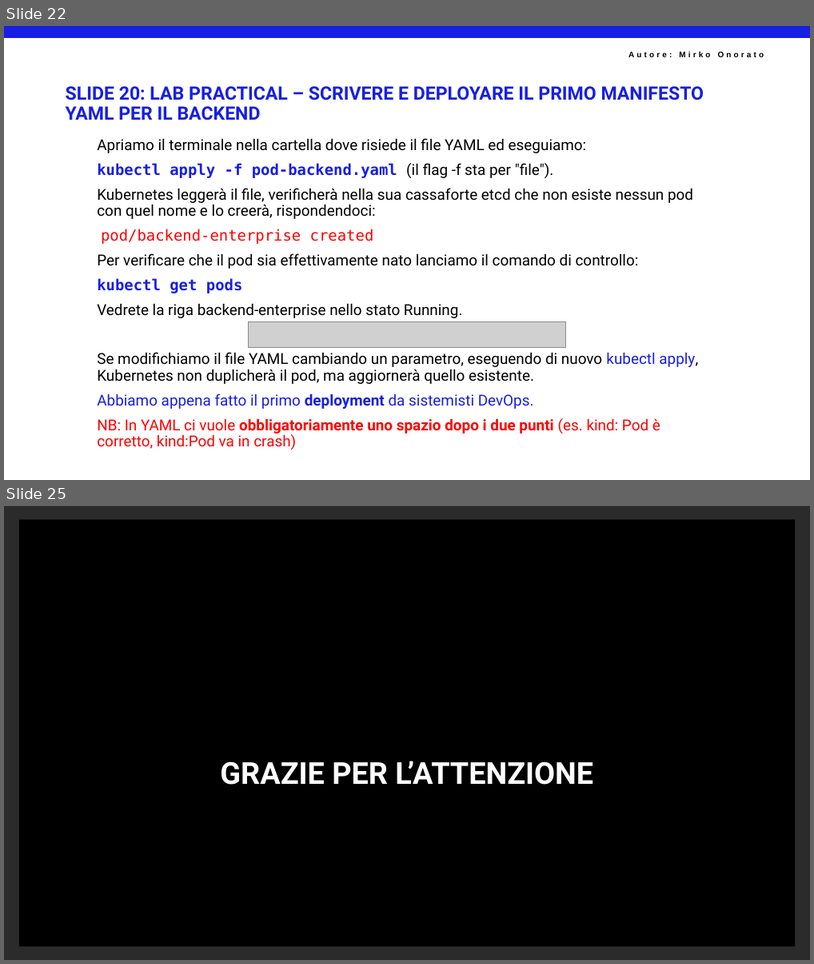
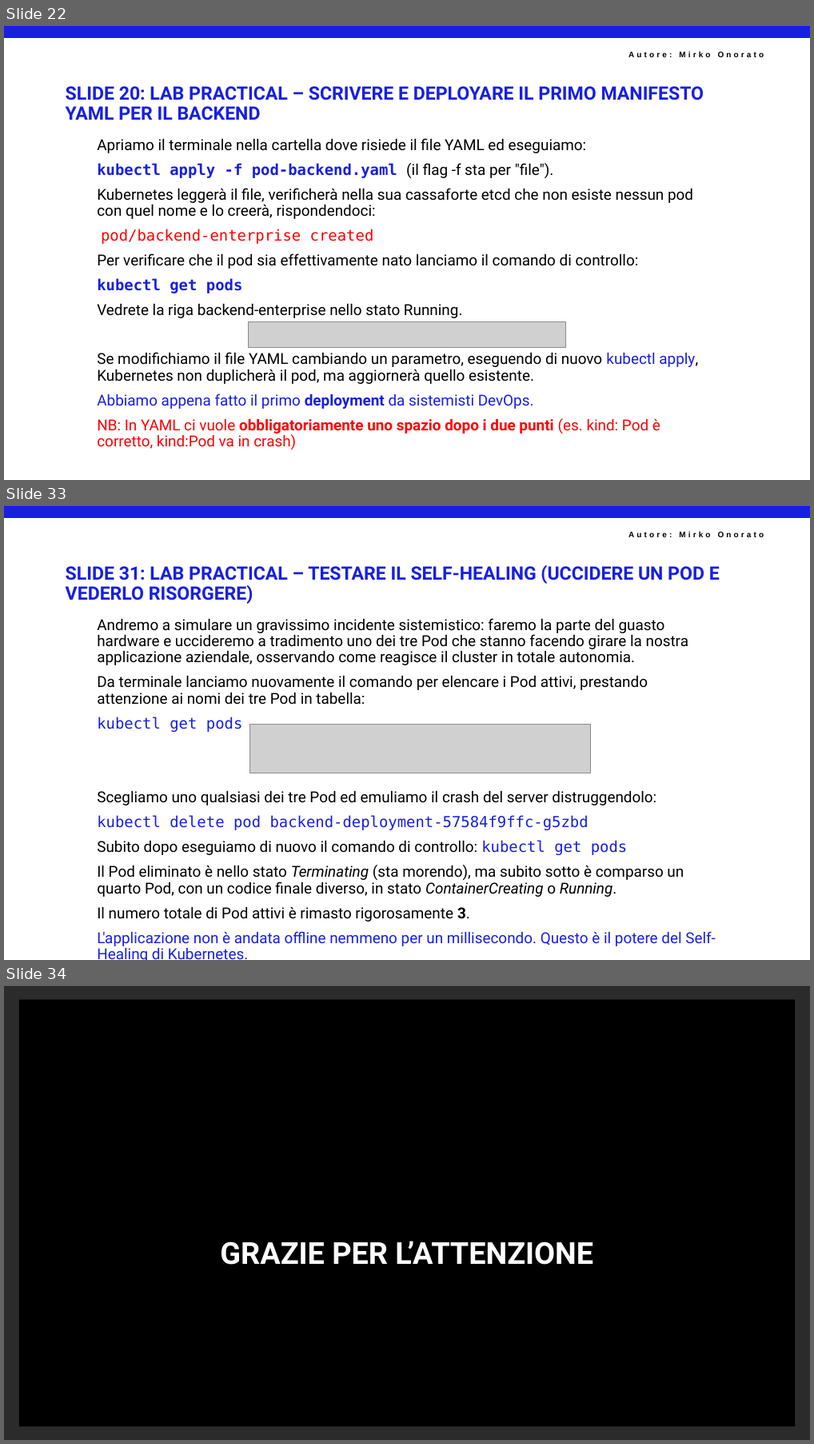
Before and after one commit to mirkoSkF/Docker-Slides, a slide deck: 4 - Kubernates. IL PASSAGGIO DA DOCKER COMPOSE ALL'ORCHESTRAZIONE ENTERPRISE.pptx. Shown one above the other, each under a label of ours: slides 22 and 25 before the commit, slides 22, 33 and 34 after it; the slides between them are not shown. The pictures are 814x964 and 814x1444 pixels, drawn with LibreOffice and Linux fonts; fonts in the diff are those of the drawing; grey boxes stand for pictures; background and template pictures are left out; a plain dark background stands for a picture behind light text. Boxes give left, top, right and bottom in pixels: in the first picture for what was removed or moved away, otherwise in the second. Text is boxed around its words. In the diff, an @@ line names an element or a change of style, - is before the commit and + after.

```diff
--- a/4 - Kubernates. IL PASSAGGIO DA DOCKER COMPOSE ALL'ORCHESTRAZIONE ENTERPRISE.pptx
+++ b/4 - Kubernates. IL PASSAGGIO DA DOCKER COMPOSE ALL'ORCHESTRAZIONE ENTERPRISE.pptx
@@ slide 33 added at box(4, 506, 810, 960), background #FFFFFF; not listed: 2 template elements that a slide beside it also shows @@
@@ title added at box(66, 565, 720, 604), 22 pt, text #171FE2, bold @@
+SLIDE 31: LAB PRACTICAL – TESTARE IL SELF-HEALING (UCCIDERE UN POD E VEDERLO RISORGERE)
@@ text added at box(97, 618, 716, 960), 18 pt, text #000000 @@
+Andremo a simulare un gravissimo incidente sistemistico: faremo la parte del guasto hardware e uccideremo a tradimento uno dei tre Pod che stanno facendo girare la nostra applicazione aziendale, osservando come reagisce il cluster in totale autonomia.
+Da terminale lanciamo nuovamente il comando per elencare i Pod attivi, prestando attenzione ai nomi dei tre Pod in tabella:
+kubectl get pods
+Scegliamo uno qualsiasi dei tre Pod ed emuliamo il crash del server distruggendolo:
+kubectl delete pod backend-deployment-57584f9ffc-g5zbd
+Subito dopo eseguiamo di nuovo il comando di controllo: kubectl get pods
+Il Pod eliminato è nello stato Terminating (sta morendo), ma subito sotto è comparso un quarto Pod, con un codice finale diverso, in stato ContainerCreating o Running.
+Il numero totale di Pod attivi è rimasto rigorosamente 3.
+L'applicazione non è andata offline nemmeno per un millisecondo. Questo è il potere del Self-Healing di Kubernetes.
@@ picture added at box(250, 724, 591, 772) @@
@@ what was slide 25 is now slide 34 @@
```
Also in this commit, not shown: 2 slides changed, 8 other slides added.
